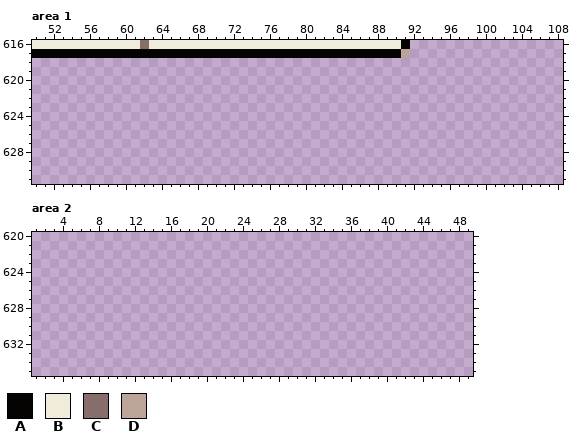
Edited in one commit: pixel-art file (assets/ui/skin.aseprite). Above is the file before it was changed.
320x640 pixels, 1 frame. Colours within 5 levels of each other are drawn and written as one. Shown: area 1: x 50..108, y 616..631; area 2: x 1..49, y 620..635.
Palette (. is transparent): A #050403  B #f1ebdb  C #886e6a  D #bda499
Pixels before, area 1, first column x 50:
616 BBBBBBBBBBBBCBBBBBBBBBBBBBBBBBBBBBBBBBBBBA
617 AAAAAAAAAAAAAAAAAAAAAAAAAAAAAAAAAAAAAAAAAD
The same view after the edit:
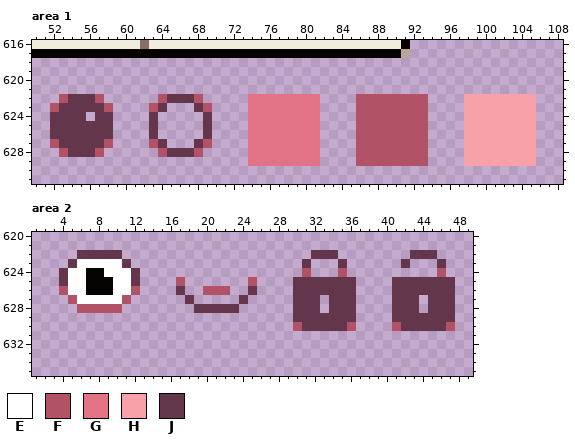
Colours new in this view: E #ffffff  F #b25266  G #e27285  H #f6a2a8  J #64364b
Difference:
Area 1, layer "Skin (dibuja aquí)":
Colour F now appears in row 622 at x 53, 57, 64, 68 and 86 to 93; in row 623 at x 52, 58, 63, 69 and 86 to 93; in rows 624 to 626 at x 86 to 93; in row 627 at x 52, 58, 63, 69 and 86 to 93; in row 628 at x 53, 57, 64, 68 and 86 to 93; in row 629 at x 86 to 93.
Colour G now appears in rows 622 to 629 at x 74 to 81.
Colour H now appears in rows 622 to 629 at x 98 to 105.
Colour J now appears in row 622 at x 54 to 56 and 65 to 67; in row 623 at x 53 to 57, 64 and 68; in row 624 at x 52 to 55, 57 to 58, 63 and 69; in rows 625 to 626 at x 52 to 58, 63 and 69; in row 627 at x 53 to 57, 64 and 68; in row 628 at x 54 to 56 and 65 to 67.
Area 2, layer "Skin (dibuja aquí)":
Colour A now appears in row 624 at x 7 to 8; in rows 625 to 626 at x 7 to 9.
Colour E now appears in row 623 at x 6 to 10; in row 624 at x 5 to 6 and 9 to 11; in rows 625 to 626 at x 5 to 6 and 10 to 11; in row 627 at x 6 to 10.
Colour F now appears in row 624 at x 31, 35 and 46; in row 625 at x 17 and 25; in row 626 at x 4, 12 and 20 to 22; in row 627 at x 5 and 11; in row 628 at x 6 to 10; in row 630 at x 30, 36, 41 and 47.
Colour J now appears in row 622 at x 6 to 10, 32 to 34 and 43 to 45; in row 623 at x 5, 11, 31, 35, 42 and 46; in row 624 at x 4 and 12; in row 625 at x 4, 12, 30 to 36 and 41 to 47; in row 626 at x 17, 25, 30 to 36 and 41 to 47; in row 627 at x 18, 24, 30 to 32, 34 to 36, 41 to 43 and 45 to 47.
Colour J now appears in row 628 at x 19 to 23, 30 to 32, 34 to 36, 41 to 43 and 45 to 47; in row 629 at x 30 to 36 and 41 to 47; in row 630 at x 31 to 35 and 42 to 46.
